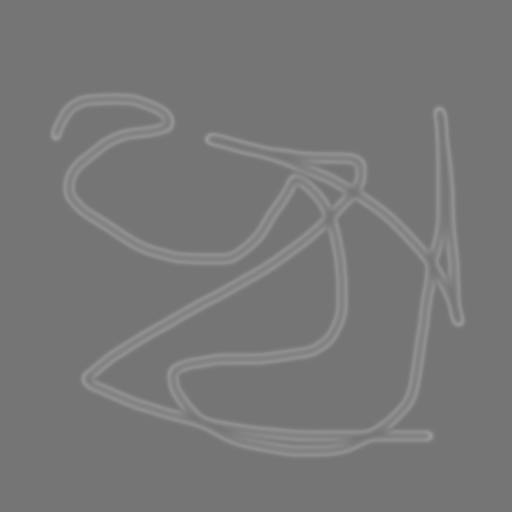
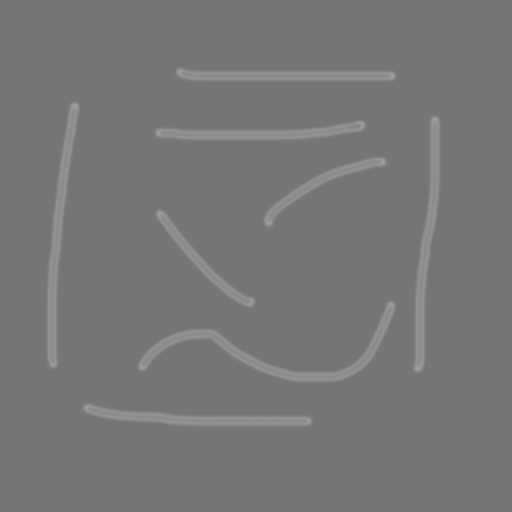
Revision of a layered 512 × 512 image; what changed, layer by layer:
painted on "Слой 1" over [46, 66, 467, 459]
